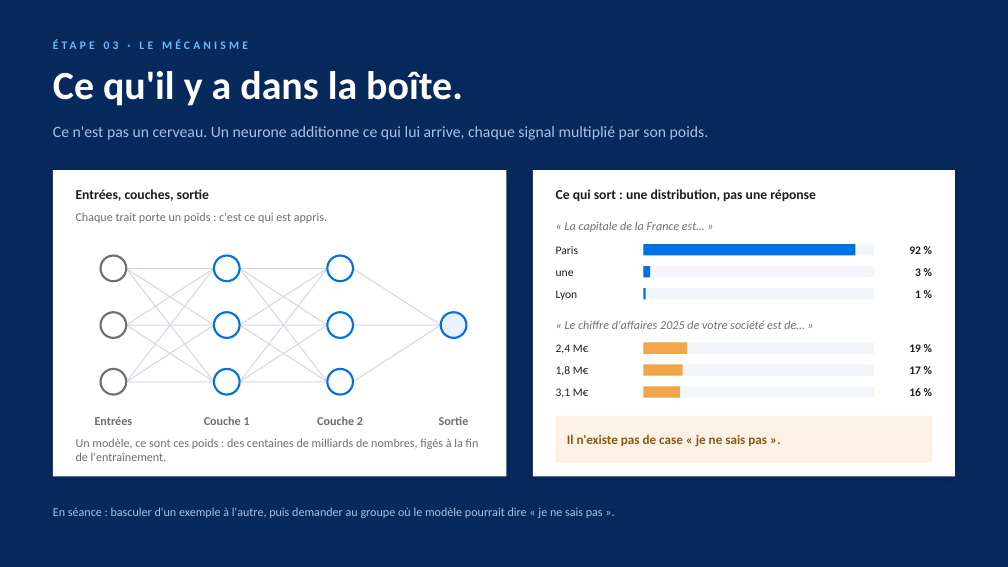
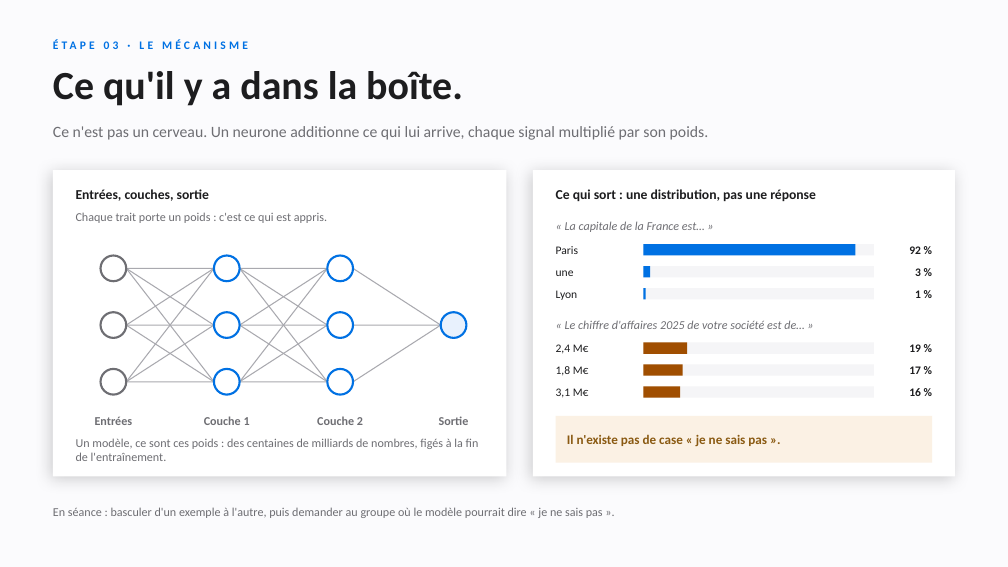
Before and after one commit to benoit-sigwald/training, a slide deck: slide 3 of slides/Genese-de-l-IA.pptx. Drawn at 1008x567 pixels with LibreOffice and Linux fonts; fonts in the diff are those of the drawing. Boxes give left, top, right and bottom in pixels: in the first picture for what was removed or moved away, otherwise in the second. Text is boxed around its words. In the diff, an @@ line names an element or a change of style, - is before the commit and + after.

```diff
--- a/slides/Genese-de-l-IA.pptx
+++ b/slides/Genese-de-l-IA.pptx
@@ background #07295C to #FBFBFD @@
@@ text "ÉTAPE 03 · LE MÉCANISME" at box(414, 508, 423, 516): text colour #6FB8FF to #0071E3 @@
@@ text "Ce qu'il y a dans ..." at box(53, 71, 463, 106): text colour #FFFFFF to #1D1D1F @@
@@ text "Ce n'est pas un cerveau. ..." at box(53, 126, 709, 140): text colour #A9BFE0 to #6E6E73 @@
@@ rectangle at box(53, 170, 507, 476): shadow changed @@
@@ rectangle at box(533, 170, 955, 476): shadow changed @@
@@ line (126, 268) - (214, 268): stroke #D3D9E4 1 pt to #A9A9AF 1 pt @@
@@ line (126, 268) - (214, 325): stroke #D3D9E4 1 pt to #A9A9AF 1 pt @@
@@ line (126, 268) - (214, 382): stroke #D3D9E4 1 pt to #A9A9AF 1 pt @@
@@ line (126, 325) - (214, 268): stroke #D3D9E4 1 pt to #A9A9AF 1 pt @@
@@ line (126, 382) - (214, 268): stroke #D3D9E4 1 pt to #A9A9AF 1 pt @@
@@ line (240, 268) - (327, 268): stroke #D3D9E4 1 pt to #A9A9AF 1 pt @@
@@ line (240, 268) - (327, 325): stroke #D3D9E4 1 pt to #A9A9AF 1 pt @@
@@ line (240, 268) - (327, 382): stroke #D3D9E4 1 pt to #A9A9AF 1 pt @@
@@ line (240, 325) - (327, 268): stroke #D3D9E4 1 pt to #A9A9AF 1 pt @@
@@ line (240, 382) - (327, 268): stroke #D3D9E4 1 pt to #A9A9AF 1 pt @@
@@ line (353, 268) - (441, 325): stroke #D3D9E4 1 pt to #A9A9AF 1 pt @@
@@ line (126, 325) - (214, 325): stroke #D3D9E4 1 pt to #A9A9AF 1 pt @@
@@ line (126, 325) - (214, 382): stroke #D3D9E4 1 pt to #A9A9AF 1 pt @@
@@ line (126, 382) - (214, 325): stroke #D3D9E4 1 pt to #A9A9AF 1 pt @@
@@ line (240, 325) - (327, 325): stroke #D3D9E4 1 pt to #A9A9AF 1 pt @@
@@ line (240, 325) - (327, 382): stroke #D3D9E4 1 pt to #A9A9AF 1 pt @@
@@ line (240, 382) - (327, 325): stroke #D3D9E4 1 pt to #A9A9AF 1 pt @@
@@ line (353, 325) - (441, 325): stroke #D3D9E4 1 pt to #A9A9AF 1 pt @@
@@ line (353, 382) - (441, 325): stroke #D3D9E4 1 pt to #A9A9AF 1 pt @@
@@ line (126, 382) - (214, 382): stroke #D3D9E4 1 pt to #A9A9AF 1 pt @@
@@ line (240, 382) - (327, 382): stroke #D3D9E4 1 pt to #A9A9AF 1 pt @@
@@ fill #F2F5FA to #F5F5F7 in 3 elements at box(644, 343, 874, 354), box(644, 364, 874, 376), box(644, 386, 874, 398) @@
@@ fill #F0A64A to #A04E00 in 3 elements at box(644, 343, 687, 354), box(644, 364, 683, 376), box(644, 386, 681, 398) @@
@@ text "En séance : basculer d'un ..." at box(53, 507, 603, 518): text colour #A9BFE0 to #6E6E73 @@
```
Also in this commit, not shown: 5 other slides changed, 3 other files.
